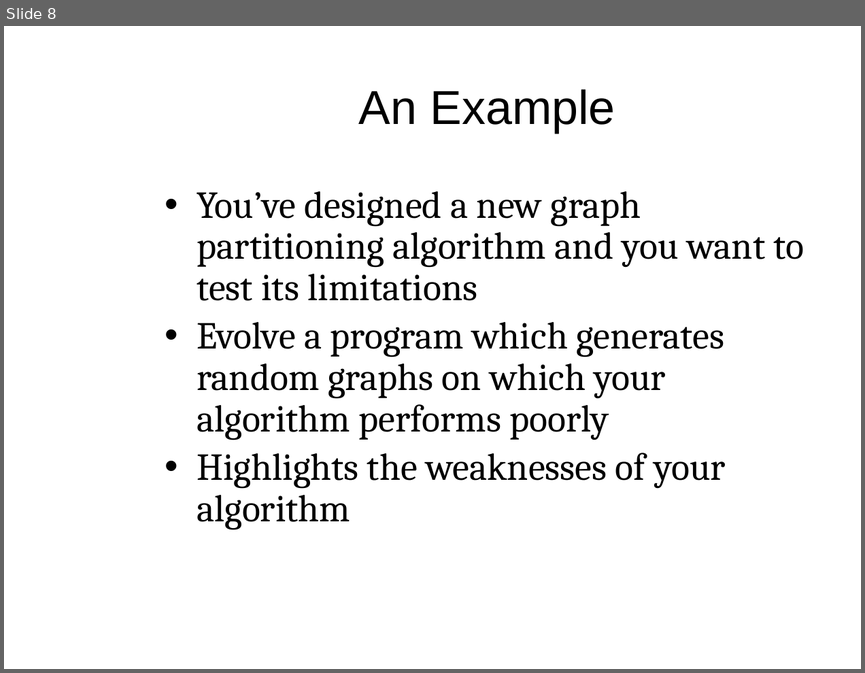
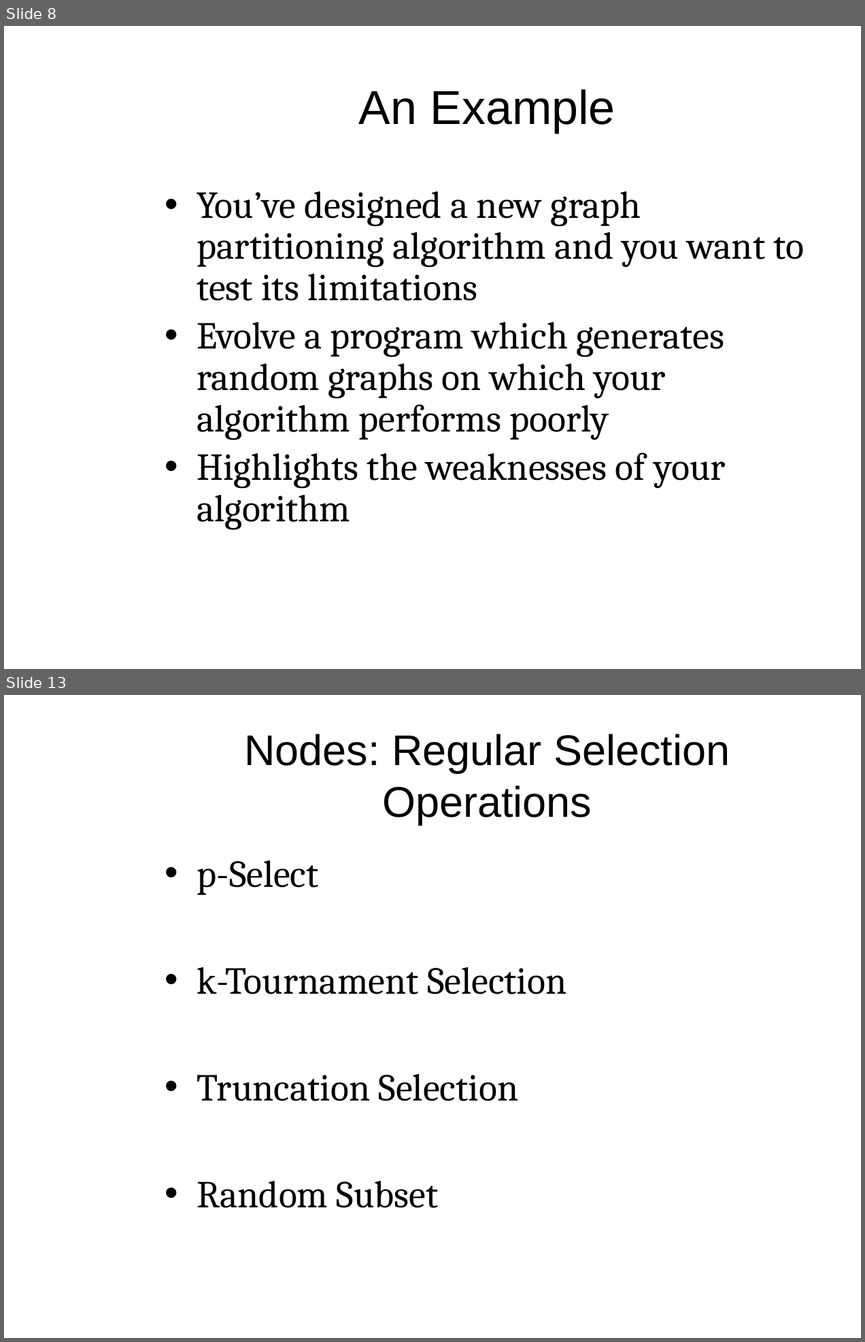
Before and after one commit to mam446/GraphEvo, a slide deck: documents/PopeMartinGraphTheoryPresentation.pptx. Shown one above the other, each under a label of ours: slide 8 before the commit, slides 8 and 13 after it; the slides between them are not shown. The pictures are 865x673 and 865x1342 pixels, drawn with LibreOffice and Linux fonts; fonts in the diff are those of the drawing; background and template pictures are left out. Boxes give left, top, right and bottom in pixels: in the first picture for what was removed or moved away, otherwise in the second. Text is boxed around its words. In the diff, an @@ line names an element or a change of style, - is before the commit and + after.

```diff
--- a/documents/PopeMartinGraphTheoryPresentation.pptx
+++ b/documents/PopeMartinGraphTheoryPresentation.pptx
@@ slide 13 added at [4, 695, 861, 1338], background picture (left out) @@
@@ title added at [244, 734, 730, 825], 36 pt, text #000000 @@
+Nodes: Regular Selection Operations
@@ text added at [197, 860, 566, 1208], 32 pt, text #000000 @@
+• p-Select
+• k-Tournament Selection
+• Truncation Selection
+• Random Subset
```
Also in this commit, not shown: 1 slide changed, 21 other slides added, 3 slides removed.
